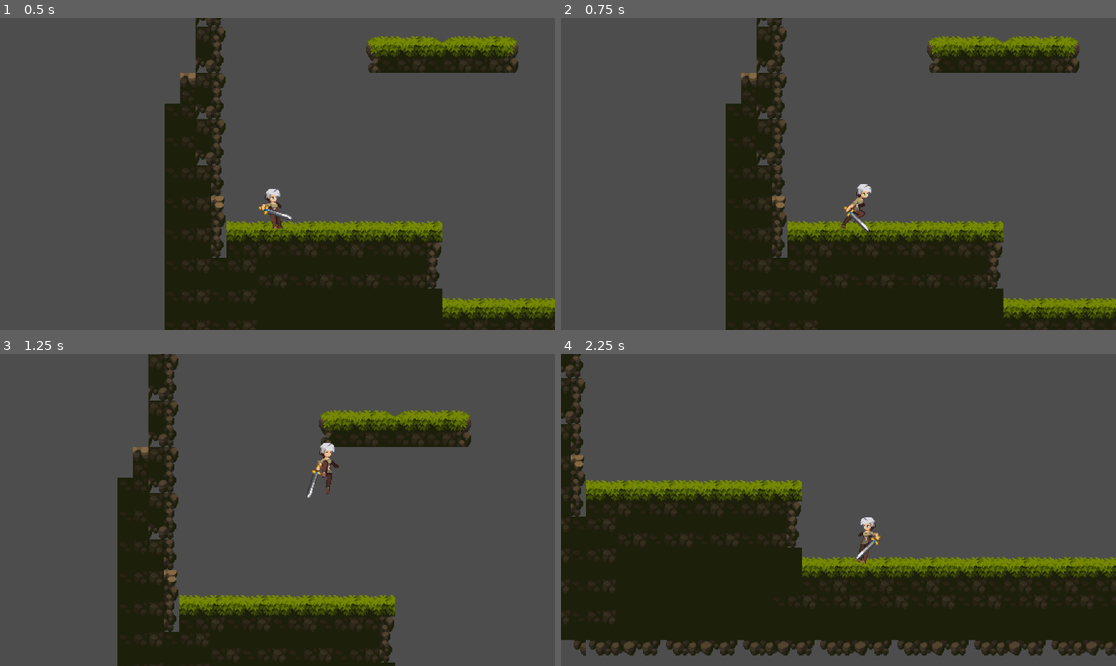
Above: before the commit, frames 1-4 (two rows, left to right).
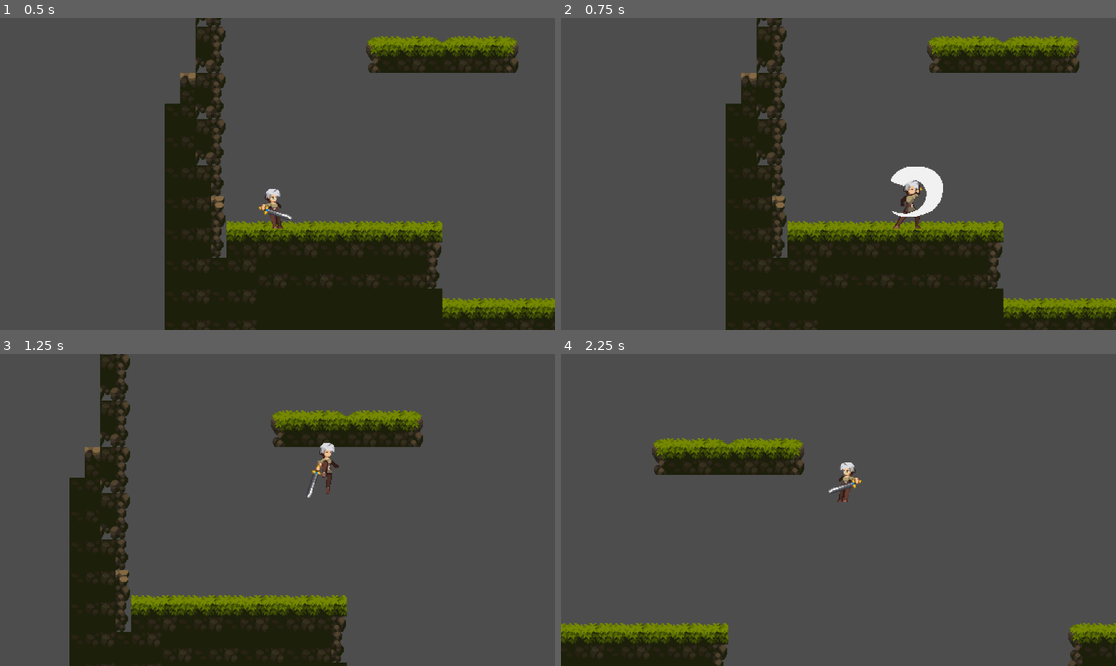
Above: after the commit, the same moments.

Repository: JoshuaNgerng/Game_Jam_42KL
Game: Godot game, scene res://test_level.tscn
Same seed, same stepped clock (60 frames per second), same inputs: the game is played once before the commit and once after it. The project has no main scene, so this scene is started directly.
Inputs:
- Up to frame 1 (0.5 s): no input
- Up to frame 2 (0.75 s): hold D (move_right) from 0.53 s (still down); tap P (dash) at 0.6 s
- Up to frame 3 (1.25 s): keep holding D (move_right); tap Space (jump) at 0.77, 0.8, 1.07 s
- Up to frame 4 (2.25 s): tap Space (jump) at 1.35, 1.52, 1.82 s; tap P (dash) at 1.55, 2.1 s; release D (move_right) at 2.03 s; hold A (move_left) from 2.03 s (still down)

Frame 1 is identical in both runs. In frame 2, 1.4% of the frame differs, in the area x 50-69%, y 47-69%; in frame 3, 19%; in frame 4, 46%, in the area x 0-100%, y 0-100%.

Commit message:
dash , not work well in air

Diff:
--- a/2D_prototype/player.gd
+++ b/2D_prototype/player.gd
@@ -1,23 +1,26 @@
 extends CharacterBody2D
-
 
 @export var speed : float = 200.0
 @export var jump_velocity : float = -300.0
 @export var jump_double_v : float = -250.0
+@export var dash_v : float = 300.0
+@export var dash_timer_max : float = 50
 @onready var animated_sprite : AnimatedSprite2D = $AnimatedSprite2D
-
 
 # Get the gravity from the project settings to be synced with RigidBody nodes.
 var gravity = 500
 #ProjectSettings.get_setting("physics/2d/default_gravity")
+var in_dash : bool = false
+var facing_right : bool = true
+var dash_timer : float = 0
 var has_double_jump : bool = false
 var was_in_air : bool = true
 var direction : Vector2 = Vector2.ZERO
 var in_animation : bool = false
 
-func _physics_process(delta):
+func _physics_process(delta : float) -> void:
 	# Add the gravity.
-	if not is_on_floor():
+	if not is_on_floor() and in_dash == false:
 		velocity.y += gravity * delta
 		was_in_air = true
 	else:
@@ -30,20 +33,25 @@
 	if Input.is_action_just_pressed("jump"):
 		if is_on_floor():
 			jump()
+			in_dash = false
 		elif not has_double_jump:
 			double_jump()
+			in_dash = false
 
-	# Get the input direction and handle the movement/deceleration.
-	direction = Input.get_vector("move_left", "move_right", "move_up", "move_down")
-	if direction.x != 0 && animated_sprite.animation != "jump_end":
-		velocity.x = direction.x * speed
+	if Input.is_action_just_pressed("dash") and in_dash == false:
+		dash_init()
+
+	if in_dash == false:
+		move_player()
 	else:
-		velocity.x = move_toward(velocity.x, 0, speed)
+		do_dash()
+
 	move_and_slide()
 	update_animation()
 
 
-func update_animation():
+
+func update_animation() -> void:
 	if not in_animation:
 		if not is_on_floor():
 			animated_sprite.play("jump_loop")
@@ -54,31 +62,56 @@
 				animated_sprite.play("idle")
 	update_direction_direction()
 
-func update_direction_direction():
+func move_player() -> void:
+	direction = Input.get_vector("move_left", "move_right", "move_up", "move_down")
+	if direction:
+		velocity.x = direction.x * speed
+	else:
+		velocity.x = move_toward(velocity.x, 0, speed)
+
+func update_direction_direction() -> void:
 	if direction.x > 0:
 		animated_sprite.flip_h = false
+		facing_right = true
 	elif direction.x < 0:
 		animated_sprite.flip_h = true
+		facing_right = false
 
-func jump():
+func jump() -> void:
 	velocity.y = jump_velocity
 	animated_sprite.play("jump_start")
 	in_animation = true
 
-func land():
+func land() -> void:
 	animated_sprite.play("jump_end")
 	in_animation = true
 
-func double_jump():
+func double_jump() -> void:
 	velocity.y = jump_double_v
 	animated_sprite.play("jump_start")
 	has_double_jump = true
 	# put in_animation locked + play other animation
 
-func _on_animated_sprite_2d_animation_finished():
-	if (animated_sprite.animation == "jump_end"):
-		in_animation = false
-	if (animated_sprite.animation == "jump_start"):
+func dash_init() -> void:
+	in_dash = true
+	dash_timer = dash_timer_max
+	animated_sprite.play("dash")
+	in_animation = true
+
+func do_dash() -> void:
+	var dash_vector : Vector2
+	if facing_right == true:
+		dash_vector = Vector2(1, 0)
+	else:
+		dash_vector = Vector2(-1, 0)
+	velocity.x = dash_vector.normalized().x * dash_v
+	if dash_timer > 0:
+		dash_timer -= 1
+	if dash_timer == 0:
+		in_dash = false
+
+func _on_animated_sprite_2d_animation_finished() -> void:
+	if (["jump_start", "jump_end", "dash"]).has(animated_sprite.animation):
 		in_animation = false
 	# (["differen animation"]).has(animated_spirite.animation):
 		#in_animation = false
--- a/2D_prototype/player.tscn
+++ b/2D_prototype/player.tscn
@@ -1,11 +1,44 @@
-[gd_scene load_steps=39 format=3 uid="uid://b340ol6h186vf"]
+[gd_scene load_steps=48 format=3 uid="uid://b340ol6h186vf"]
 
 [ext_resource type="Texture2D" uid="uid://bw4u1pmxvx0mn" path="res://art/Legacy-Fantasy - High Forest 2.3/Character/Idle/Idle-Sheet.png" id="1_gma8i"]
 [ext_resource type="Script" path="res://player.gd" id="1_hof23"]
+[ext_resource type="Texture2D" uid="uid://wdp87u3lohhj" path="res://art/Legacy-Fantasy - High Forest 2.3/Character/Attack-01/Attack-01-Sheet.png" id="2_2wevk"]
 [ext_resource type="Texture2D" uid="uid://sghxbwoju71l" path="res://art/Legacy-Fantasy - High Forest 2.3/Character/Jumlp-All/Jump-All-Sheet.png" id="3_rlwiy"]
 [ext_resource type="Texture2D" uid="uid://bgecb0dn5udfk" path="res://art/Legacy-Fantasy - High Forest 2.3/Character/Jump-End/Jump-End-Sheet.png" id="4_ddowp"]
 [ext_resource type="Texture2D" uid="uid://cg2icwo22qsn" path="res://art/Legacy-Fantasy - High Forest 2.3/Character/Run/Run-Sheet.png" id="6_m555m"]
 
+[sub_resource type="AtlasTexture" id="AtlasTexture_7fdct"]
+atlas = ExtResource("2_2wevk")
+region = Rect2(0, 0, 96, 80)
+
+[sub_resource type="AtlasTexture" id="AtlasTexture_trx8p"]
+atlas = ExtResource("2_2wevk")
+region = Rect2(96, 0, 96, 80)
+
+[sub_resource type="AtlasTexture" id="AtlasTexture_nnldp"]
+atlas = ExtResource("2_2wevk")
+region = Rect2(192, 0, 96, 80)
+
+[sub_resource type="AtlasTexture" id="AtlasTexture_74rht"]
+atlas = ExtResource("2_2wevk")
+region = Rect2(288, 0, 96, 80)
+
+[sub_resource type="AtlasTexture" id="AtlasTexture_256j8"]
+atlas = ExtResource("2_2wevk")
+region = Rect2(576, 0, 96, 80)
+
+[sub_resource type="AtlasTexture" id="AtlasTexture_xgjql"]
+atlas = ExtResource("2_2wevk")
+region = Rect2(480, 0, 96, 80)
+
+[sub_resource type="AtlasTexture" id="AtlasTexture_8oi3k"]
+atlas = ExtResource("2_2wevk")
+region = Rect2(384, 0, 96, 80)
+
+[sub_resource type="AtlasTexture" id="AtlasTexture_uv41p"]
+atlas = ExtResource("2_2wevk")
+region = Rect2(672, 0, 96, 80)
+
 [sub_resource type="AtlasTexture" id="AtlasTexture_jshh2"]
 atlas = ExtResource("1_gma8i")
 region = Rect2(0, 0, 64, 80)
@@ -134,6 +167,35 @@
 animations = [{
 "frames": [{
 "duration": 1.0,
+"texture": SubResource("AtlasTexture_7fdct")
+}, {
+"duration": 1.0,
+"texture": SubResource("AtlasTexture_trx8p")
+}, {
+"duration": 1.0,
+"texture": SubResource("AtlasTexture_nnldp")
+}, {
+"duration": 1.0,
+"texture": SubResource("AtlasTexture_74rht")
+}, {
+"duration": 1.0,
+"texture": SubResource("AtlasTexture_256j8")
+}, {
+"duration": 1.0,
+"texture": SubResource("AtlasTexture_xgjql")
+}, {
+"duration": 1.0,
+"texture": SubResource("AtlasTexture_8oi3k")
+}, {
+"duration": 1.0,
+"texture": SubResource("AtlasTexture_uv41p")
+}],
+"loop": false,
+"name": &"dash",
+"speed": 10.0
+}, {
+"frames": [{
+"duration": 1.0,
 "texture": SubResource("AtlasTexture_jshh2")
 }, {
 "duration": 1.0,
@@ -260,7 +322,7 @@
 [node name="AnimatedSprite2D" type="AnimatedSprite2D" parent="."]
 position = Vector2(1, -8)
 sprite_frames = SubResource("SpriteFrames_tkb0i")
-animation = &"run"
+animation = &"dash"
 centered = false
 offset = Vector2(-33, -32)
 
--- a/2D_prototype/test_level.tscn
+++ b/2D_prototype/test_level.tscn
@@ -44,6 +44,7 @@
 14:0/0 = 0
 14:0/0/physics_layer_0/linear_velocity = Vector2(0, 0)
 14:0/0/physics_layer_0/angular_velocity = 0.0
+14:0/0/physics_layer_0/polygon_0/points = PackedVector2Array(-8, -8, 8, -8, 8, 8, -8, 8)
 19:0/0 = 0
 19:0/0/physics_layer_0/linear_velocity = Vector2(0, 0)
 19:0/0/physics_layer_0/angular_velocity = 0.0
@@ -1431,7 +1432,7 @@
 sources/0 = SubResource("TileSetAtlasSource_rqkh6")
 
 [node name="TestLevel" type="Node2D"]
-position = Vector2(254, 88)
+position = Vector2(254, 85)
 
 [node name="TileMap" type="TileMap" parent="."]
 position = Vector2(-157, 68)
